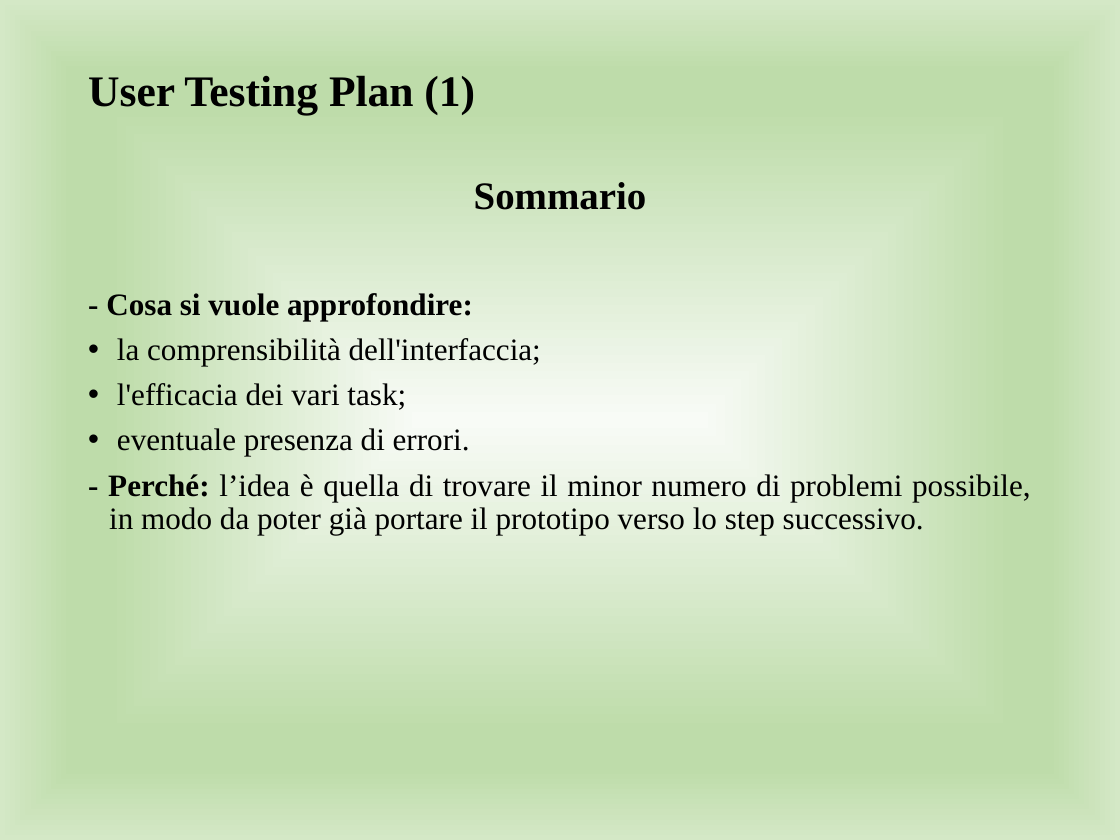
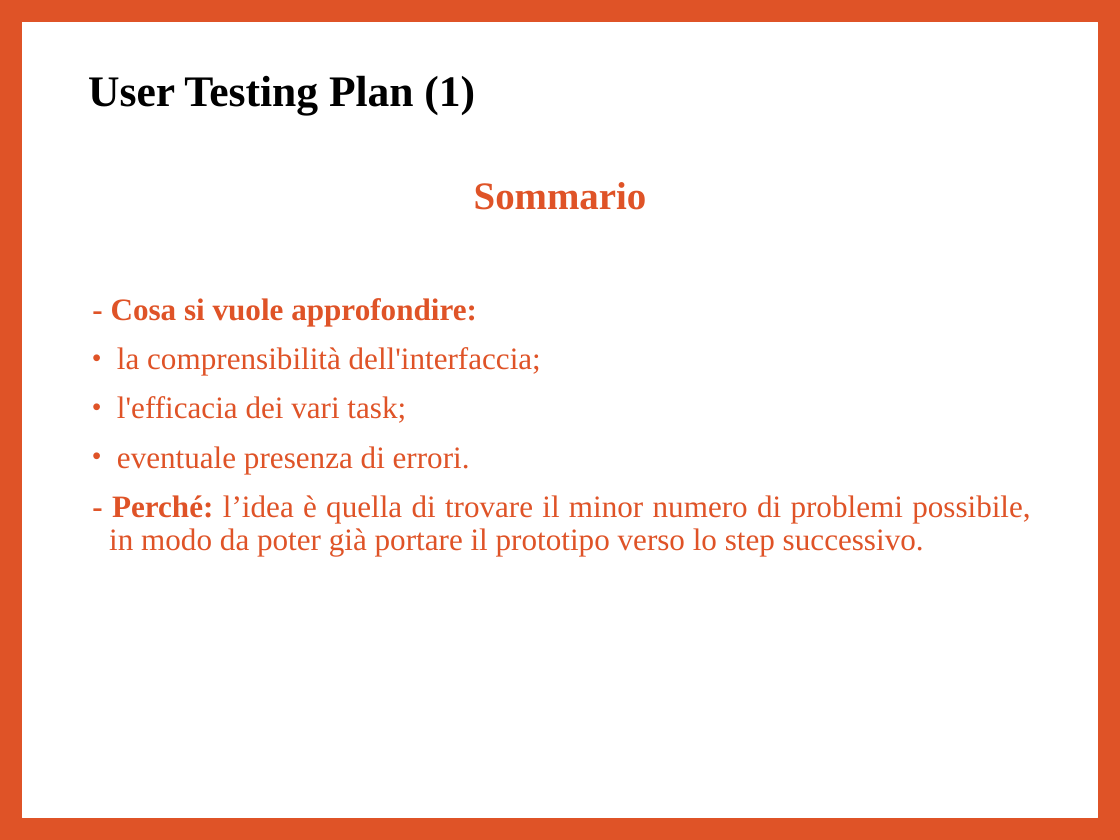
Before and after one commit to giusmastro91/Cognitive-systems, a slide deck: slide 7 of Prova_6/Leone_Mastrosimone_PresentazioneProgetto.pptx. Drawn at 1120x840 pixels with LibreOffice and Linux fonts; fonts in the diff are those of the drawing. Boxes give left, top, right and bottom in pixels: in the first picture for what was removed or moved away, otherwise in the second. Text is boxed around its words. In the diff, an @@ line names an element or a change of style, - is before the commit and + after.

```diff
--- a/Prova_6/Leone_Mastrosimone_PresentazioneProgetto.pptx
+++ b/Prova_6/Leone_Mastrosimone_PresentazioneProgetto.pptx
@@ background gradient #F8FBF6 to #BEDCAA to #D4E8C6 to #DF5327 @@
@@ rectangle added at <box>22,22,1098,818</box>, fill #FFFFFF, outline #FFFFFF 1 pt @@
@@ text "Sommario" at <box>109,182,1030,556</box>: text colour #000000 to #DF5327; more space between paragraphs; indent changed @@
```
Also in this commit, not shown: 38 other slides changed.
